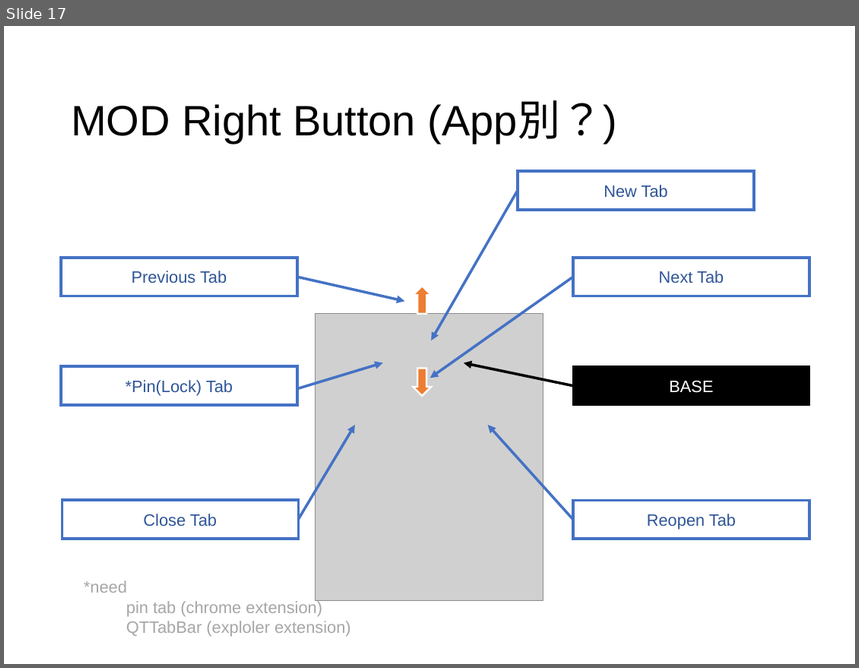
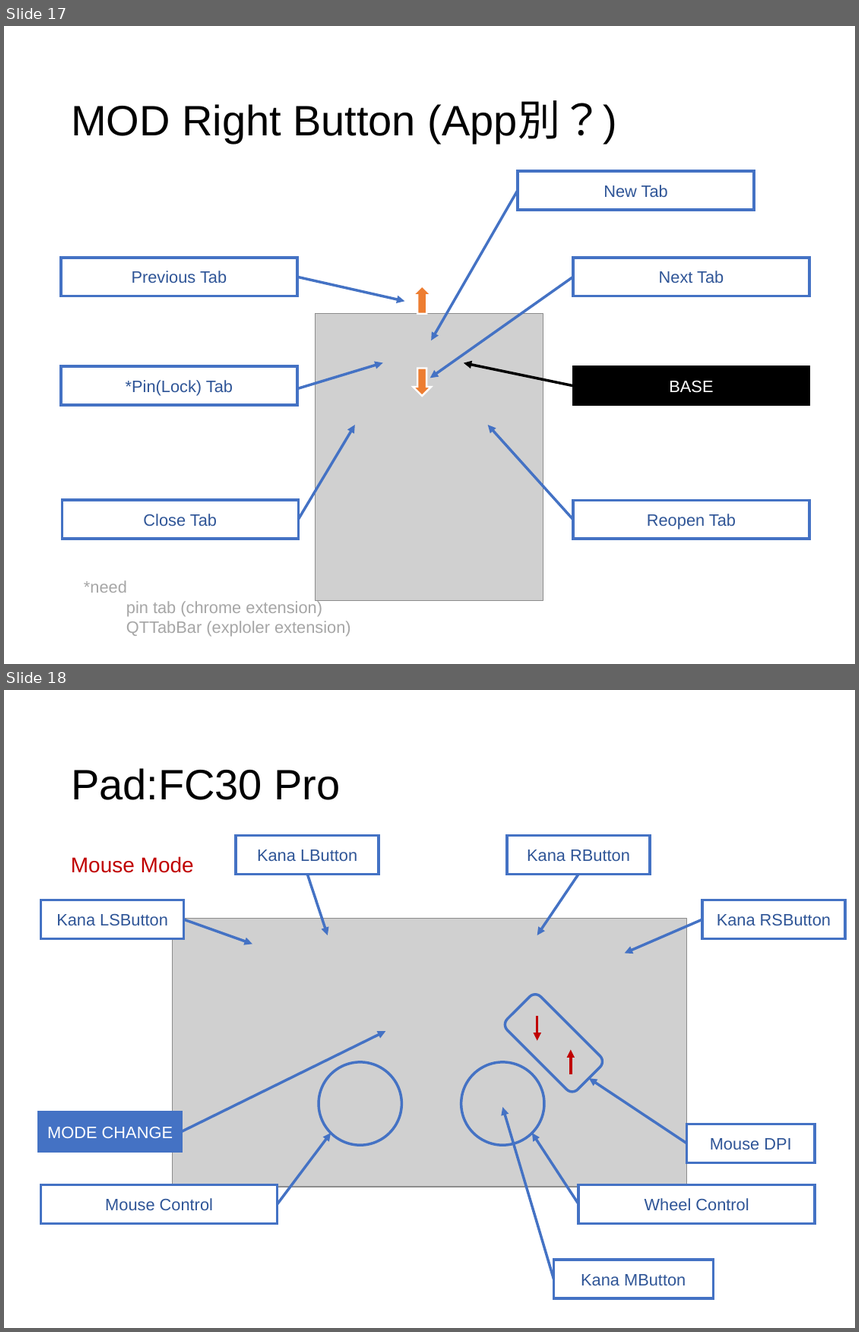
Before and after one commit to ittooo66/myAHK, a slide deck: MANUAL.pptx. Shown one above the other, each under a label of ours: slide 17 before the commit, slides 17 and 18 after it. The pictures are 859x668 and 859x1332 pixels, drawn with LibreOffice and Linux fonts; fonts in the diff are those of the drawing; grey boxes stand for pictures. Boxes give left, top, right and bottom in pixels: in the first picture for what was removed or moved away, otherwise in the second. Text is boxed around its words. In the diff, an @@ line names an element or a change of style, - is before the commit and + after.

```diff
--- a/MANUAL.pptx
+++ b/MANUAL.pptx
@@ slide 18 added at (x1=4, y1=690, x2=855, y2=1328), background #FFFFFF @@
@@ title added at (x1=71, y1=768, x2=341, y2=800), 36 pt, text #000000 @@
+Pad:FC30 Pro
@@ rectangle added at (x1=237, y1=836, x2=379, y2=874), fill #FFFFFF, outline #4472C4 2.25 pt, 14 pt, text #2F5597 @@
+Kana LButton
@@ rectangle added at (x1=507, y1=836, x2=650, y2=874), fill #FFFFFF, outline #4472C4 2.25 pt, 14 pt, text #2F5597 @@
+Kana RButton
@@ text added at (x1=71, y1=856, x2=194, y2=873), 18 pt, text #C00000 @@
+Mouse Mode
@@ arrow added from (307, 874) to (328, 935), #4472C4 2.25 pt @@
@@ arrow added from (579, 874) to (538, 935), #4472C4 2.25 pt @@
@@ rectangle added at (x1=40, y1=901, x2=183, y2=939), fill #FFFFFF, outline #4472C4 2.25 pt, 14 pt, text #2F5597 @@
+Kana LSButton
@@ rectangle added at (x1=703, y1=901, x2=846, y2=939), fill #FFFFFF, outline #4472C4 2.25 pt, 14 pt, text #2F5597 @@
+Kana RSButton
@@ picture added at (x1=172, y1=918, x2=686, y2=1187) @@
@@ arrow added from (183, 920) to (253, 944), #4472C4 2.25 pt @@
@@ arrow added from (703, 920) to (624, 953), #4472C4 2.25 pt @@
@@ rounded rectangle added at (x1=502, y1=991, x2=606, y2=1095), outline #4472C4 2.25 pt @@
@@ arrow added from (182, 1132) to (386, 1031), #4472C4 2.25 pt @@
@@ arrow added from (538, 1016) to (538, 1040), #C00000 2.25 pt @@
@@ arrow added from (571, 1075) to (571, 1050), #C00000 2.25 pt @@
@@ ellipse added at (x1=319, y1=1062, x2=402, y2=1145), outline #4472C4 2.25 pt @@
@@ ellipse added at (x1=461, y1=1062, x2=544, y2=1145), outline #4472C4 2.25 pt @@
@@ arrow added from (686, 1144) to (588, 1078), #4472C4 2.25 pt @@
@@ rectangle added at (x1=39, y1=1113, x2=182, y2=1151), fill #4472C4, outline #4472C4 2.25 pt, 14 pt, text #FFFFFF @@
+MODE CHANGE
@@ arrow added from (554, 1279) to (503, 1107), #4472C4 2.25 pt @@
@@ arrow added from (278, 1204) to (331, 1134), #4472C4 2.25 pt @@
@@ arrow added from (579, 1204) to (533, 1134), #4472C4 2.25 pt @@
@@ rectangle added at (x1=686, y1=1124, x2=815, y2=1163), fill #FFFFFF, outline #4472C4 2.25 pt, 14 pt, text #2F5597 @@
+Mouse DPI
@@ rectangle added at (x1=40, y1=1186, x2=278, y2=1224), fill #FFFFFF, outline #4472C4 2.25 pt, 14 pt, text #2F5597 @@
+Mouse Control
@@ rectangle added at (x1=579, y1=1186, x2=815, y2=1224), fill #FFFFFF, outline #4472C4 2.25 pt, 14 pt, text #2F5597 @@
+Wheel Control
@@ rectangle added at (x1=554, y1=1260, x2=713, y2=1299), fill #FFFFFF, outline #4472C4 2.25 pt, 14 pt, text #2F5597 @@
+Kana MButton
```
Also in this commit, not shown: 1 slide changed.
